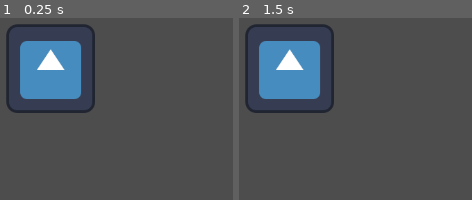
Above: before the commit, frames 1-2 (left to right).
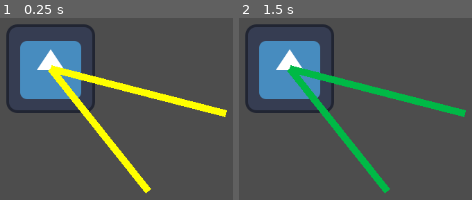
Above: after the commit, the same moments.

Repository: acmattson3/SymergySim
Game: Godot game, scene res://microgrid_simulation.tscn
Same seed, same stepped clock (60 frames per second), same inputs: the game is played once before the commit and once after it. The engine's default icon, where the game draws it, is replaced by a stand-in: a white triangle on a blue panel in a dark square.
Inputs:
- Up to frame 1 (0.25 s): no input
- Up to frame 2 (1.5 s): tap Enter at 1.25 s

The runs differ from the first frame. In frame 1, 5.9% of the frame differs, in the area x 20-98%, y 25-97%; in frame 2, 5.8%.

Commit message:
Added color-shifting connection lines between components.

Diff:
--- a/components/base_component.gd
+++ b/components/base_component.gd
@@ -7,22 +7,26 @@
 @export var id: StringName = ""
 @export var type: ComponentType = ComponentType.NONE
 # name property acts as component name
-@export var latitude: String = "0.0"
-@export var longitude: String = "0.0"
-@export var altitude: String = "0.0"
-var connections: Array = []
+@export var connections: Array[BaseComponent] = []
 
-func get_component_info():
+func get_connections() -> Array[BaseComponent]:
+	return connections
+
+func get_component_info() -> Dictionary:
+	var formatted_connections = []
+	for connection in connections:
+		formatted_connections.append(connection.get_id())
+
 	var formatted_info = {
 	  "id": id,
 	  "type": get_type_string(),
 	  "name": name,
-	  "coordinates": {"lat": latitude.to_float(), "lon": longitude.to_float(), "alt": altitude.to_float()},
-	  "connections": connections
+	  "coordinates": {"lat": global_position.x, "lon": global_position.y, "alt": 0.0},
+	  "connections": formatted_connections
 	}
 	return formatted_info
 
-func get_type_string():
+func get_type_string() -> String:
 	match type:
 		ComponentType.GENERATOR:
 			return "generator"
@@ -30,3 +34,6 @@
 			return "load"
 		_:
 			return "none"
+
+func get_id() -> String:
+	return id
--- /dev/null
+++ b/components/connections/connection_2d.gd
@@ -0,0 +1,40 @@
+extends Line2D
+class_name Connection2D
+
+var connection_a: BaseComponent = null
+var connection_b: BaseComponent = null
+
+func update_color():
+	var voltage = LoadManager.get_current_voltage()
+
+	if voltage == 0:
+		default_color = Color.BLACK  # ⚫ Off/Disconnected
+	elif voltage < 100:
+		default_color = Color.BLUE   # 🔵 Critical - Too Low
+	elif voltage <= 113:
+		default_color = lerp_color(Color.BLUE, Color.GREEN, inverse_lerp(100, 113, voltage))  # Blend Blue → Green
+	elif voltage <= 120:
+		default_color = lerp_color(Color.GREEN, Color.YELLOW, inverse_lerp(114, 120, voltage))  # Blend Green → Yellow
+	elif voltage <= 126:
+		default_color = Color.YELLOW  # 🟡 Stable Yellow (Normal range)
+	elif voltage <= 130:
+		default_color = lerp_color(Color.YELLOW, Color.ORANGE, inverse_lerp(127, 130, voltage))  # Blend Yellow → Orange
+	elif voltage <= 135:
+		default_color = Color.ORANGE  # 🟠 Stable Orange (Warning - High)
+	else:
+		default_color = lerp_color(Color.ORANGE, Color.RED, inverse_lerp(136, 145, voltage))  # Blend Orange → Red
+
+# Helper function for smooth color blending
+func lerp_color(color1: Color, color2: Color, factor: float) -> Color:
+	return color1.lerp(color2, clamp(factor, 0.0, 1.0))
+
+var update_color_interval := 0.25
+var update_color_elapsed := 0.25
+func _physics_process(delta: float):
+	if not (connection_a and connection_b):
+		return
+	update_color_elapsed += delta
+
+	if update_color_elapsed >= update_color_interval:
+		update_color_elapsed = 0.0
+		update_color()
--- /dev/null
+++ b/components/connections/connection_2d.tscn
@@ -0,0 +1,6 @@
+[gd_scene load_steps=2 format=3 uid="uid://b6og0hxv10kjl"]
+
+[ext_resource type="Script" path="res://components/connections/connection_2d.gd" id="1_ewjsr"]
+
+[node name="Connection2D" type="Line2D"]
+script = ExtResource("1_ewjsr")
--- a/components/loads/load_component.gd
+++ b/components/loads/load_component.gd
@@ -3,18 +3,21 @@
 
 @export var base_demand_kw := 50.0
 @export var fluctuation := 20.0
-var current_demand := base_demand_kw
+var demand := base_demand_kw
+var voltage := 0.0
 
 func _ready():
 	LoadManager.add_load.emit(self)
 
 var time: float = randf_range(0.0, 120.0)
 func _physics_process(delta): # Can be overwritten by children
+	voltage = LoadManager.get_current_voltage()
+
 	time += delta
-	current_demand = base_demand_kw + fluctuation * (sin(0.1 * time) + cos(0.08 * 1.5 * time))
+	demand = base_demand_kw + fluctuation * (sin(0.1 * time) + cos(0.08 * 1.5 * time))
 
-	var demand_payload = JSON.stringify({"value": current_demand, "unit": "kW"})
+	var demand_payload = JSON.stringify({"value": demand, "unit": "kW"})
 	MQTTHandler.queue_message(TopicHandler.get_component_topic(id, "power"), demand_payload)
 
 func get_current_load():
-	return current_demand
+	return demand
--- a/components/sources/generator/generator.gd
+++ b/components/sources/generator/generator.gd
@@ -18,24 +18,21 @@
 	var power_overflow = total_demand_kw - supplied_power # How much power we can't provide
 
 	# Simulate voltage fluctuation (within normal range)
-	var test_voltage = 120.0 + 0.2*sin(0.1*time) - 8.0*(power_overflow/(0.1*available_capacity_kw)) # Max voltage drop at +10% rated capacity
-	#print("Voltage: ", test_voltage)
-	#print("Demand: ", total_demand_kw)
-	#if test_voltage <= 112.0:
-	#	print("Scary voltage!")
+	voltage = 120.0 + 0.2*sin(0.1*time) - 8.0*(power_overflow/(0.1*available_capacity_kw)) # Max voltage drop at +10% rated capacity
+	LoadManager.set_current_voltage(voltage)
 
 	# Adjust current based on power demand (P = VI -> I = P/V)
-	var test_demand = (supplied_power * 1000.0) / test_voltage
+	demand = (supplied_power * 1000.0) / voltage
 
 	# Send MQTT messages
-	MQTTHandler.queue_message(TopicHandler.get_component_topic(id, "demand"), JSON.stringify({"value": test_demand, "unit": "A"}))
-	MQTTHandler.queue_message(TopicHandler.get_component_topic(id, "voltage"), JSON.stringify({"value": test_voltage, "unit": "V"}))
+	MQTTHandler.queue_message(TopicHandler.get_component_topic(id, "demand"), JSON.stringify({"value": demand, "unit": "A"}))
+	MQTTHandler.queue_message(TopicHandler.get_component_topic(id, "voltage"), JSON.stringify({"value": voltage, "unit": "V"}))
 	MQTTHandler.queue_message(TopicHandler.get_component_topic(id, "power"), JSON.stringify({"value": supplied_power, "unit": "kW"}))
 
 	# Energy accumulates over time
-	var test_energy = supplied_power * delta + 500.0 * (sin(0.05 * time) + cos(0.02 * 2.3 * time))
-	MQTTHandler.queue_message(TopicHandler.get_component_topic(id, "energy"), JSON.stringify({"value": test_energy, "unit": "kWh"}))
+	energy = supplied_power * delta * 3600
+	MQTTHandler.queue_message(TopicHandler.get_component_topic(id, "energy"), JSON.stringify({"value": energy, "unit": "kWh"}))
 
 	# Generator status (turn off if it can't meet demand)
-	var test_status = supplied_power > 0.0
-	MQTTHandler.queue_message(TopicHandler.get_component_topic(id, "status"), JSON.stringify({"value": test_status, "unit": "bool"}))
+	status = supplied_power > 0.0
+	MQTTHandler.queue_message(TopicHandler.get_component_topic(id, "status"), JSON.stringify({"value": status, "unit": "bool"}))
--- a/components/sources/source_component.gd
+++ b/components/sources/source_component.gd
@@ -1,2 +1,8 @@
 extends BaseComponent
 class_name SourceComponent
+
+var voltage := 0.0
+var demand := 0.0
+var power := 0.0
+var energy := 0.0
+var status := true
--- a/load_manager.gd
+++ b/load_manager.gd
@@ -33,3 +33,10 @@
 func get_total_demand() -> float:
 	update_total_demand()
 	return total_demand_kw
+
+var current_voltage := 0.0
+func get_current_voltage() -> float:
+	return current_voltage
+
+func set_current_voltage(voltage: float):
+	current_voltage = voltage
--- a/microgrid_simulation.gd
+++ b/microgrid_simulation.gd
@@ -6,6 +6,8 @@
 # * Meter
 
 func _ready() -> void:
+	draw_connections()
+
 	MQTTHandler.broker_connected.connect(_on_broker_connected)
 	MQTTHandler.received_message.connect(_on_received_message)
 	MQTTHandler.broker_connection_failed.connect(_on_broker_connection_failed)
@@ -32,6 +34,8 @@
 	print("Connected to broker!")
 	var components_list = []
 	for child in $Components.get_children():
+		if child is not BaseComponent:
+			return
 		components_list.append(child.get_component_info())
 	publish_meterstructure(components_list)
 
@@ -39,5 +43,41 @@
 	print("Broker connection failed!")
 	MQTTHandler.connect_to_broker("tcp://test.mosquitto.org:1883")
 
+func draw_connections() -> void:
+	var existing_connections := {}  # Dictionary to track created connections
+
+	# Iterate over all BaseComponent children
+	for component in $Components.get_children():
+		if component is not BaseComponent:
+			continue  # Skip non-BaseComponent nodes
+
+		for connected_component in component.connections:
+			if not connected_component or connected_component is not BaseComponent:
+				continue  # Ensure valid connection
+
+			# Create a unique key to prevent duplicate connections (order-independent)
+			var connection_key = get_connection_key(component, connected_component)
+
+			if connection_key in existing_connections:
+				continue  # Connection already exists
+
+			# Create and configure the Connection2D
+			var connection = Connection2D.new()
+			connection.connection_a = component
+			connection.connection_b = connected_component
+			connection.default_color = Color.YELLOW
+			connection.points = PackedVector2Array([connection.connection_a.global_position, connection.connection_b.global_position])
+
+			# Add to scene and track it
+			$Components.add_child(connection)
+			connection.reparent($Components)  # Ensure it's inside $Components
+			existing_connections[connection_key] = connection
+
+# Helper function to create a unique key for each connection
+func get_connection_key(a: BaseComponent, b: BaseComponent) -> String:
+	var sorted_ids = [a.id, b.id]
+	sorted_ids.sort()  # Ensures order-independent key
+	return sorted_ids[0]+"-"+sorted_ids[1]
+
 func _on_received_message(topic, msg):
 	pass # For receiving component updates
--- a/microgrid_simulation.tscn
+++ b/microgrid_simulation.tscn
@@ -9,31 +9,25 @@
 
 [node name="Components" type="Node2D" parent="."]
 
-[node name="TestGenerator" parent="Components" instance=ExtResource("2_klre5")]
+[node name="TestGenerator" parent="Components" node_paths=PackedStringArray("connections") instance=ExtResource("2_klre5")]
 position = Vector2(125, 102)
 fuel_type = 1
 id = &"generator1"
 type = 1
-latitude = "64.8370"
-longitude = "-147.7175"
-altitude = "202.5"
+connections = [NodePath("../LoadComponent"), NodePath("../LoadComponent2")]
 
-[node name="LoadComponent" parent="Components" instance=ExtResource("3_sqxuq")]
+[node name="LoadComponent" parent="Components" node_paths=PackedStringArray("connections") instance=ExtResource("3_sqxuq")]
 position = Vector2(378, 167)
 base_demand_kw = 25.0
 fluctuation = 10.0
 id = &"load1"
 type = 2
-latitude = "64.8372"
-longitude = "-147.7176"
-altitude = "211.0"
+connections = [NodePath("../TestGenerator")]
 
-[node name="LoadComponent2" parent="Components" instance=ExtResource("3_sqxuq")]
+[node name="LoadComponent2" parent="Components" node_paths=PackedStringArray("connections") instance=ExtResource("3_sqxuq")]
 position = Vector2(266, 279)
 base_demand_kw = 75.0
 fluctuation = 10.0
 id = &"load2"
 type = 2
-latitude = "64.8373"
-longitude = "-147.7177"
-altitude = "211.5"
+connections = [NodePath("../TestGenerator")]
